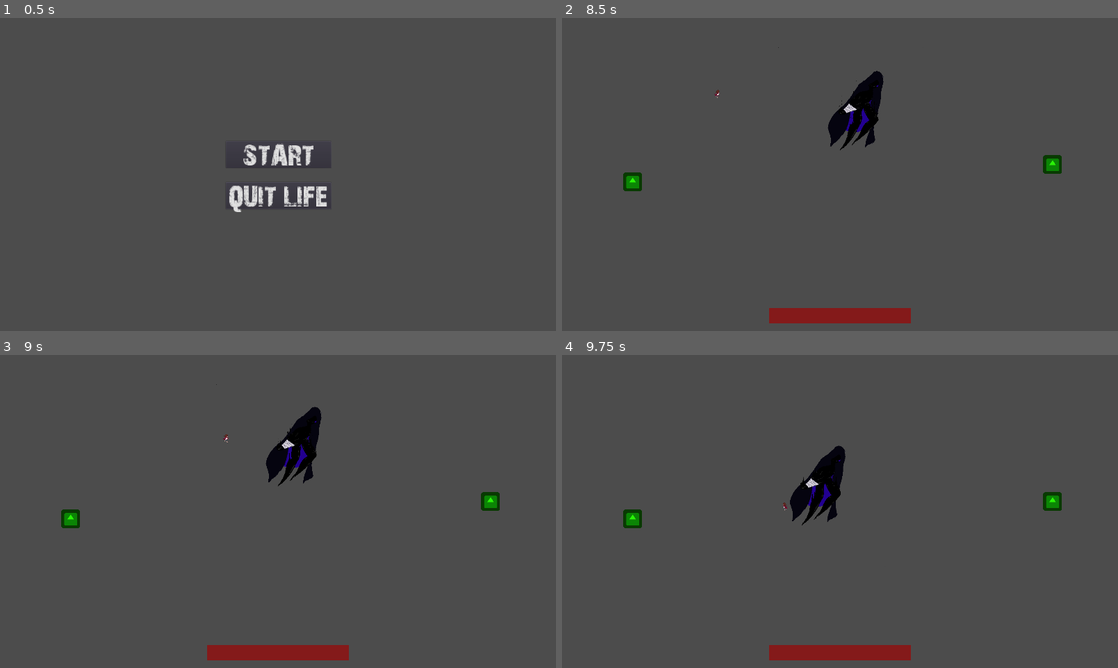
Above: before the commit, frames 1-4 (two rows, left to right).
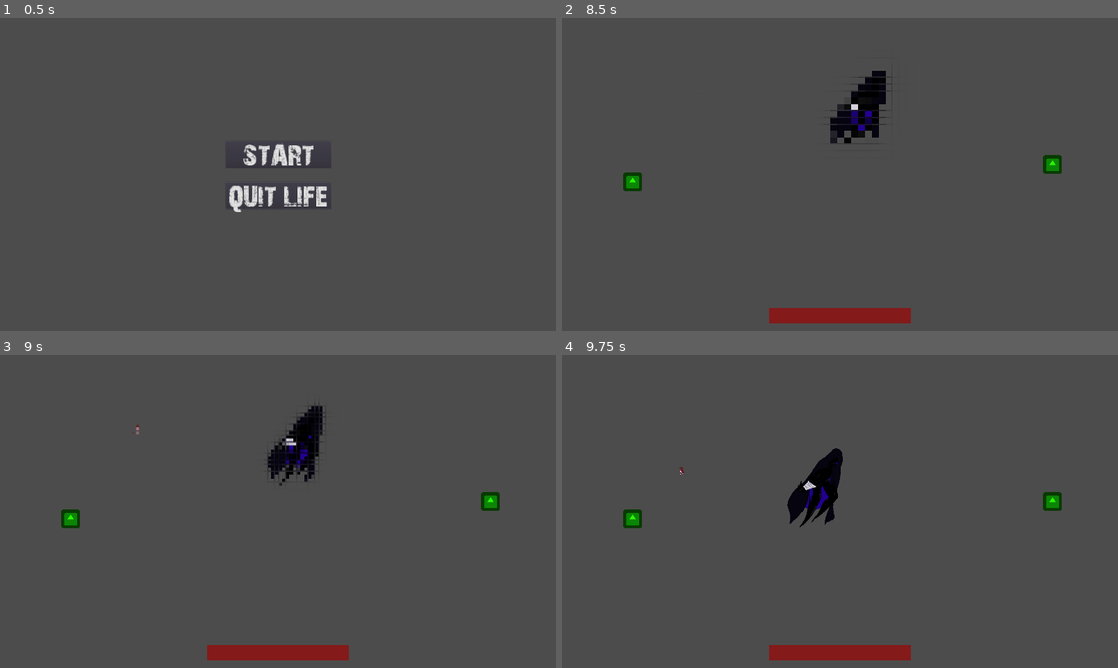
Above: after the commit, the same moments.

Repository: LadyVolk/The-Modern-Triad
Game: Godot game, scene res://Infra/Menu.tscn
Same seed, same stepped clock (60 frames per second), same inputs: the game is played once before the commit and once after it. The engine's default icon, where the game draws it, is replaced by a stand-in: a white triangle on a blue panel in a dark square. Sound files missing from this copy of the repository are replaced by a short silence.
Inputs (mouse positions are in pixels of both pictures, inside the frame that each line leads up to):
- Up to frame 1 (0.5 s): no input
- Up to frame 2 (8.5 s): click "START" at 0.5 s; move the mouse to (962, 158) at 1.27 s; hold D (player_right) 1.28-2.03 s; hold Right mouse button (melee_attack) 1.28-2.03 s; move the mouse to (728, 190) at 2.02 s; hold S (player_down) 2.03-2.78 s; tap Space (player_dash) at 2.1, 6.6, 8 s; move the mouse to (895, 105) at 2.77 s; press the mouse at (895, 105) at 2.78 s; hold D (player_right) 2.78-3.53 s; move the mouse to (812, 237) at 3.52 s; release the mouse at (812, 237) at 3.53 s; hold W (player_up) 3.53-4.28 s; right-click (812, 237) at 3.6 s; move the mouse to (1006, 221) at 4.27 s; hold Space (player_dash) 4.28-5.03 s; hold A (player_left) 4.28-5.78 s; move the mouse to (673, 127) at 5.02 s; click (673, 127) at 5.1 s; move the mouse to (867, 174) at 5.77 s; hold S (player_down) 5.78-6.53 s; hold Right mouse button (melee_attack) 5.78-6.53 s; move the mouse to (756, 96) at 6.52 s; hold D (player_right) 6.53-7.28 s; tap Enter at 7.25 s; move the mouse to (962, 158) at 7.27 s; press the mouse at (962, 158) at 7.28 s; hold W (player_up) 7.28-8.03 s; move the mouse to (728, 190) at 8.02 s; release the mouse at (728, 190) at 8.03 s; hold D (player_right) from 8.03 s (still down); right-click (728, 190) at 8.1 s
- Up to frame 3 (9 s): move the mouse to (333, 442) at 8.77 s; release D (player_right) at 8.78 s; hold S (player_down) from 8.78 s (still down); hold Space (player_dash) from 8.78 s (still down)
- Up to frame 4 (9.75 s): move the mouse to (812, 574) at 9.52 s; release S (player_down) at 9.53 s; release Space (player_dash) at 9.53 s; hold A (player_left) from 9.53 s (still down); click (812, 574) at 9.6 s

Frame 1 is identical in both runs. In frame 2, 0.7% of the frame differs, in the area x 27-59%, y 9-43%; in frame 3, 0.6%; in frame 4, 0.5%.

Commit message:
added pixel effect shader to depression boss level

Diff:
--- a/game/Bosses/Depression/Depression.gd
+++ b/game/Bosses/Depression/Depression.gd
@@ -22,7 +22,7 @@
 
 
 func _on_Timer_timeout():
-	if not player:
+	if not player or Global.pixel_effect_on:
 		return
 	if boss_state == 1:
 		randomize()
--- a/game/Bosses/Depression/Level.gd
+++ b/game/Bosses/Depression/Level.gd
@@ -27,6 +27,11 @@
 	boss.player = player
 	AudioManager.play_bgm("depression")
 
+	$ColorRect/AnimationPlayer.play("PixelEffect")
+
+	Global.pixel_effect_on = true
+
+	##yield($ColorRect/AnimationPlayer.play("PixelEffect"), "animation_finished")
 
 func player_shoot(pos, direction):
 	var new_projectile = PROJECTILE.instance()
@@ -168,3 +173,7 @@
 func stun_player(stun_time, direction, force):
 	if player:
 		player.stun(stun_time, direction, force)
+
+
+func _on_AnimationPlayer_animation_finished(anim_name):
+	Global.pixel_effect_on = false
--- a/game/Bosses/Depression/Level.tscn
+++ b/game/Bosses/Depression/Level.tscn
@@ -1,16 +1,68 @@
-[gd_scene load_steps=8 format=2]
+[gd_scene load_steps=10 format=2]
 
 [ext_resource path="res://PlayerStuff/Player.tscn" type="PackedScene" id=1]
 [ext_resource path="res://Bosses/Depression/Level.gd" type="Script" id=2]
 [ext_resource path="res://Infra/GameHUD.tscn" type="PackedScene" id=3]
 [ext_resource path="res://Bosses/Depression/Depression.tscn" type="PackedScene" id=4]
 [ext_resource path="res://Infra/FadeScreen.tscn" type="PackedScene" id=5]
+[ext_resource path="res://Life/Pixelation.tres" type="Material" id=6]
 
 [sub_resource type="RectangleShape2D" id=1]
 extents = Vector2( 300, 350 )
 
 [sub_resource type="RectangleShape2D" id=2]
 extents = Vector2( 580.292, 286.836 )
+
+[sub_resource type="Animation" id=3]
+resource_name = "PixelEffect"
+tracks/0/type = "value"
+tracks/0/path = NodePath(".:material:shader_param/rangex")
+tracks/0/interp = 1
+tracks/0/loop_wrap = true
+tracks/0/imported = false
+tracks/0/enabled = true
+tracks/0/keys = {
+"times": PoolRealArray( 0, 1 ),
+"transitions": PoolRealArray( 1, 1 ),
+"update": 0,
+"values": [ 500.0, 1920.0 ]
+}
+tracks/1/type = "value"
+tracks/1/path = NodePath(".:material:shader_param/rangey")
+tracks/1/interp = 1
+tracks/1/loop_wrap = true
+tracks/1/imported = false
+tracks/1/enabled = true
+tracks/1/keys = {
+"times": PoolRealArray( 0, 1 ),
+"transitions": PoolRealArray( 1, 1 ),
+"update": 0,
+"values": [ 300.0, 1080.0 ]
+}
+tracks/2/type = "value"
+tracks/2/path = NodePath(".:material:shader_param/on")
+tracks/2/interp = 1
+tracks/2/loop_wrap = true
+tracks/2/imported = false
+tracks/2/enabled = true
+tracks/2/keys = {
+"times": PoolRealArray( 0, 1 ),
+"transitions": PoolRealArray( 1, 1 ),
+"update": 1,
+"values": [ true, false ]
+}
+tracks/3/type = "value"
+tracks/3/path = NodePath(".:material:shader_param/square_range")
+tracks/3/interp = 1
+tracks/3/loop_wrap = true
+tracks/3/imported = false
+tracks/3/enabled = true
+tracks/3/keys = {
+"times": PoolRealArray( 0.8, 1 ),
+"transitions": PoolRealArray( 1, 1 ),
+"update": 0,
+"values": [ 10.0, 1.0 ]
+}
 
 [node name="Level" type="Node2D"]
 script = ExtResource( 2 )
@@ -74,4 +126,18 @@
 shape = SubResource( 2 )
 
 [node name="FadeScreen" parent="." instance=ExtResource( 5 )]
+
+[node name="ColorRect" type="ColorRect" parent="."]
+material = ExtResource( 6 )
+anchor_right = 1.0
+anchor_bottom = 1.0
+margin_right = 1920.0
+margin_bottom = 1080.0
+__meta__ = {
+"_edit_use_anchors_": false
+}
+
+[node name="AnimationPlayer" type="AnimationPlayer" parent="ColorRect"]
+anims/PixelEffect = SubResource( 3 )
 [connection signal="timeout" from="SpeedBoostTimer" to="." method="_on_SpeedBoostTimer_timeout"]
+[connection signal="animation_finished" from="ColorRect/AnimationPlayer" to="." method="_on_AnimationPlayer_animation_finished"]
--- a/game/Global.gd
+++ b/game/Global.gd
@@ -2,6 +2,7 @@
 
 var time
 var which_scene
+var pixel_effect_on = false
 
 func change_scene(_time, _which_scene):
 
--- a/game/Infra/FadeScreen.tscn
+++ b/game/Infra/FadeScreen.tscn
@@ -1,7 +1,6 @@
 [gd_scene load_steps=2 format=2]
 
 [ext_resource path="res://Infra/FadeScreen.gd" type="Script" id=1]
-
 
 [node name="FadeScreen" type="CanvasLayer"]
 script = ExtResource( 1 )
--- a/game/Life/Corridor.tscn
+++ b/game/Life/Corridor.tscn
@@ -6,6 +6,7 @@
 [ext_resource path="res://Life/Mirror.tscn" type="PackedScene" id=4]
 [ext_resource path="res://assets/images/transition/trans_1.png" type="Texture" id=5]
 [ext_resource path="res://Life/base_fade.shader" type="Shader" id=6]
+[ext_resource path="res://Life/Pixelation.tres" type="Material" id=7]
 
 [sub_resource type="RectangleShape2D" id=1]
 extents = Vector2( 960, 20 )
@@ -20,34 +21,6 @@
 shader = ExtResource( 6 )
 shader_param/amount = 0.0
 shader_param/noise_texture = ExtResource( 5 )
-
-[sub_resource type="Shader" id=5]
-code = "shader_type canvas_item;
-
-uniform float rangex: hint_range(0.0, 1920.0);
-uniform float rangey: hint_range(0.0, 1080.0);
-uniform bool on;
-uniform float square_range = 10.0;
-
-void fragment(){
-	if(on){
-		float square_u = square_range/rangex;
-		float square_v = square_range/rangey;
-		vec2 block_uv = vec2(square_u*(floor(SCREEN_UV.x/square_u)),
-							 square_v*(floor(SCREEN_UV.y/square_v)));
-		COLOR = texture(SCREEN_TEXTURE, block_uv);
-	}
-	else{
-		COLOR = texture(SCREEN_TEXTURE, SCREEN_UV);
-	}
-}"
-
-[sub_resource type="ShaderMaterial" id=6]
-shader = SubResource( 5 )
-shader_param/rangex = 1920.0
-shader_param/rangey = 1080.0
-shader_param/on = false
-shader_param/square_range = 1.0
 
 [sub_resource type="Animation" id=7]
 resource_name = "PixelEffect"
@@ -389,7 +362,8 @@
 }
 
 [node name="PixelEffect" type="ColorRect" parent="ShaderLayer"]
-material = SubResource( 6 )
+visible = false
+material = ExtResource( 7 )
 anchor_right = 1.0
 anchor_bottom = 1.0
 __meta__ = {
--- /dev/null
+++ b/game/Life/Pixelation.tres
@@ -0,0 +1,29 @@
+[gd_resource type="ShaderMaterial" load_steps=2 format=2]
+
+[sub_resource type="Shader" id=1]
+code = "shader_type canvas_item;
+
+uniform float rangex: hint_range(0.0, 1920.0);
+uniform float rangey: hint_range(0.0, 1080.0);
+uniform bool on;
+uniform float square_range = 10.0;
+
+void fragment(){
+	if(on){
+		float square_u = square_range/rangex;
+		float square_v = square_range/rangey;
+		vec2 block_uv = vec2(square_u*(floor(SCREEN_UV.x/square_u)),
+							 square_v*(floor(SCREEN_UV.y/square_v)));
+		COLOR = texture(SCREEN_TEXTURE, block_uv);
+	}
+	else{
+		COLOR = texture(SCREEN_TEXTURE, SCREEN_UV);
+	}
+}"
+
+[resource]
+shader = SubResource( 1 )
+shader_param/rangex = 500.0
+shader_param/rangey = 300.0
+shader_param/on = true
+shader_param/square_range = 10.0
--- a/game/PlayerStuff/Player.gd
+++ b/game/PlayerStuff/Player.gd
@@ -52,7 +52,7 @@
 		$Camera.current = true
 		$Camera.zoom = Vector2(0.5, 0.5)
 func _process(delta):
-	if disable:
+	if disable or Global.pixel_effect_on:
 		return
 
 	var mov_vector = Vector2(0, 0)
Not shown: 1 places in game/Life/Corridor.tscn that only renumber resources
